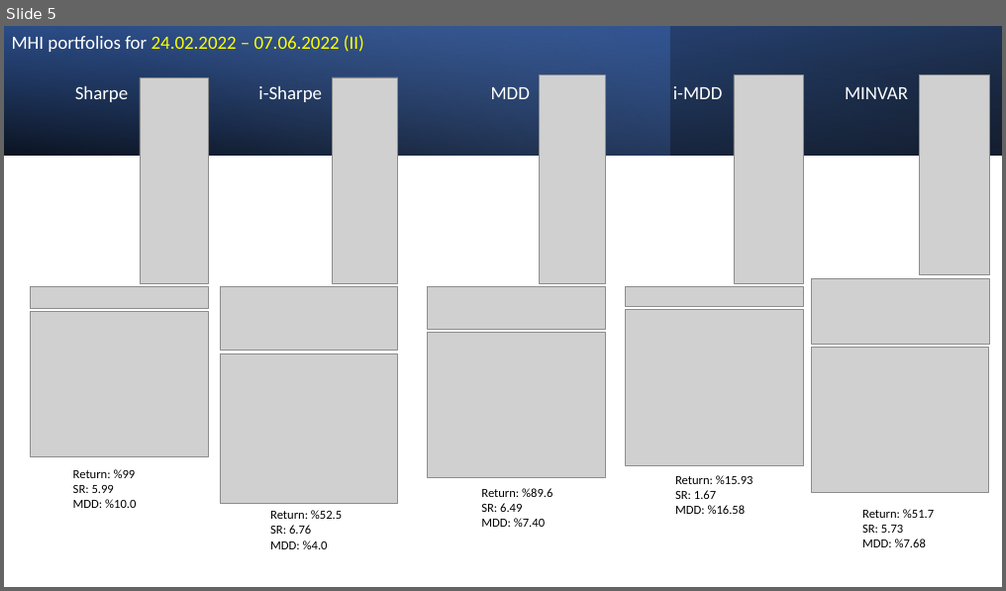
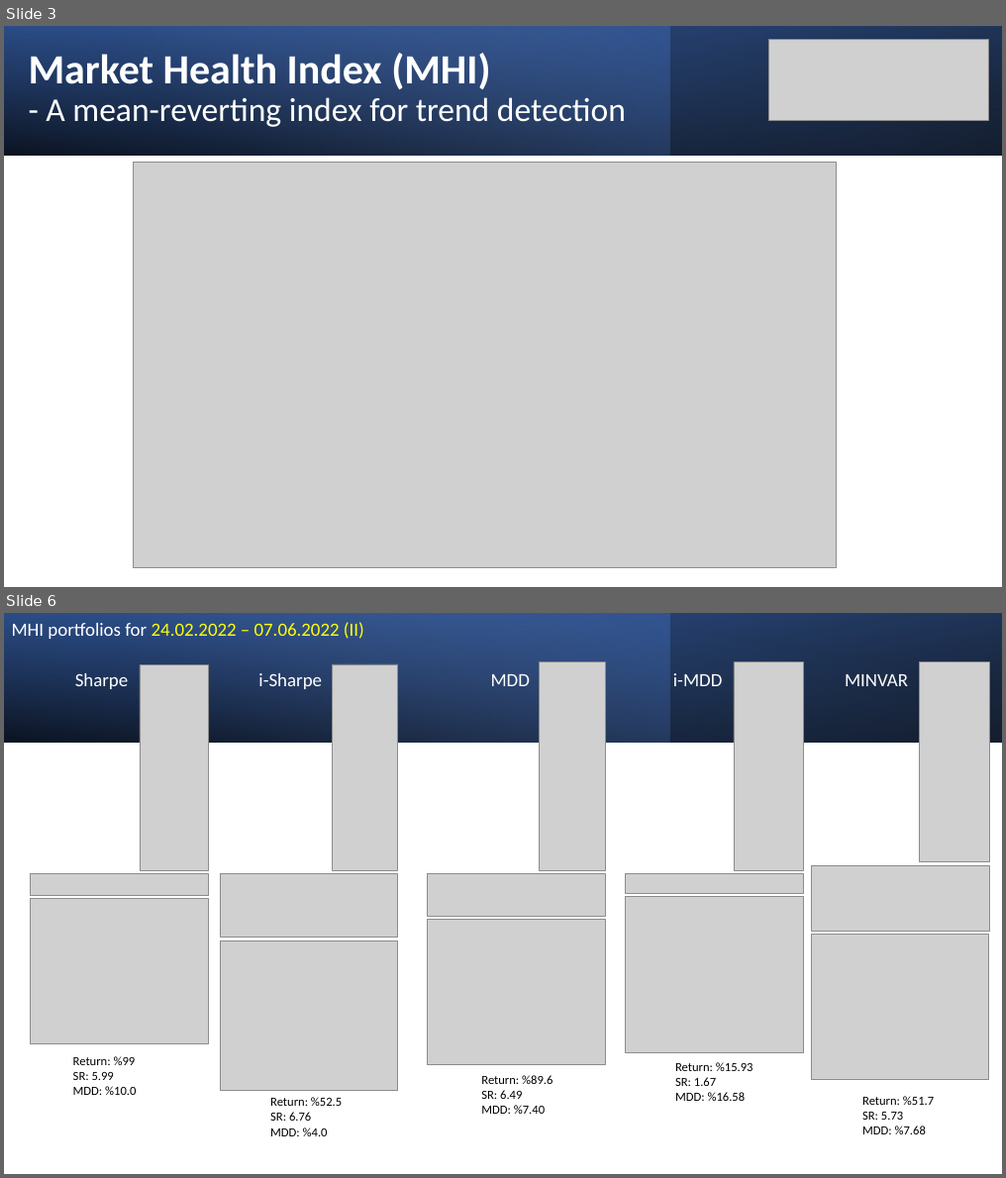
Before and after one commit to MarkovMarkowitz/MarkovMarkowitz, a slide deck: INVESTOR PRESENTATIONS/Investor Presentation v2.pptx. Shown one above the other, each under a label of ours: slide 5 before the commit, slides 3 and 6 after it; the slides between them are not shown. The pictures are 1006x591 and 1006x1178 pixels, drawn with LibreOffice and Linux fonts; fonts in the diff are those of the drawing; grey boxes stand for pictures. Boxes give left, top, right and bottom in pixels: in the first picture for what was removed or moved away, otherwise in the second. Text is boxed around its words. In the diff, an @@ line names an element or a change of style, - is before the commit and + after.

```diff
--- a/INVESTOR PRESENTATIONS/Investor Presentation v2.pptx
+++ b/INVESTOR PRESENTATIONS/Investor Presentation v2.pptx
@@ slide 3 added at (4, 26, 1002, 587), background #FFFFFF @@
@@ rectangle added at (4, 26, 1002, 155), fill gradient #000000 to #2F5597 @@
@@ rectangle added at (4, 26, 669, 155), fill gradient #4472C4 to #8FAADC @@
@@ rectangle added at (4, 26, 1002, 155), fill gradient #000000 to #4472C4 @@
@@ title added at (29, 53, 626, 127), 32 pt, text #FFFFFF @@
+Market Health Index (MHI)
+- A mean-reverting index for trend detection
@@ picture added at (769, 40, 989, 120) @@
@@ picture added at (134, 163, 837, 568) @@
@@ what was slide 5 is now slide 6 @@
```
Also in this commit, not shown: 2 slides changed, 1 other slide added, 1 other file.
